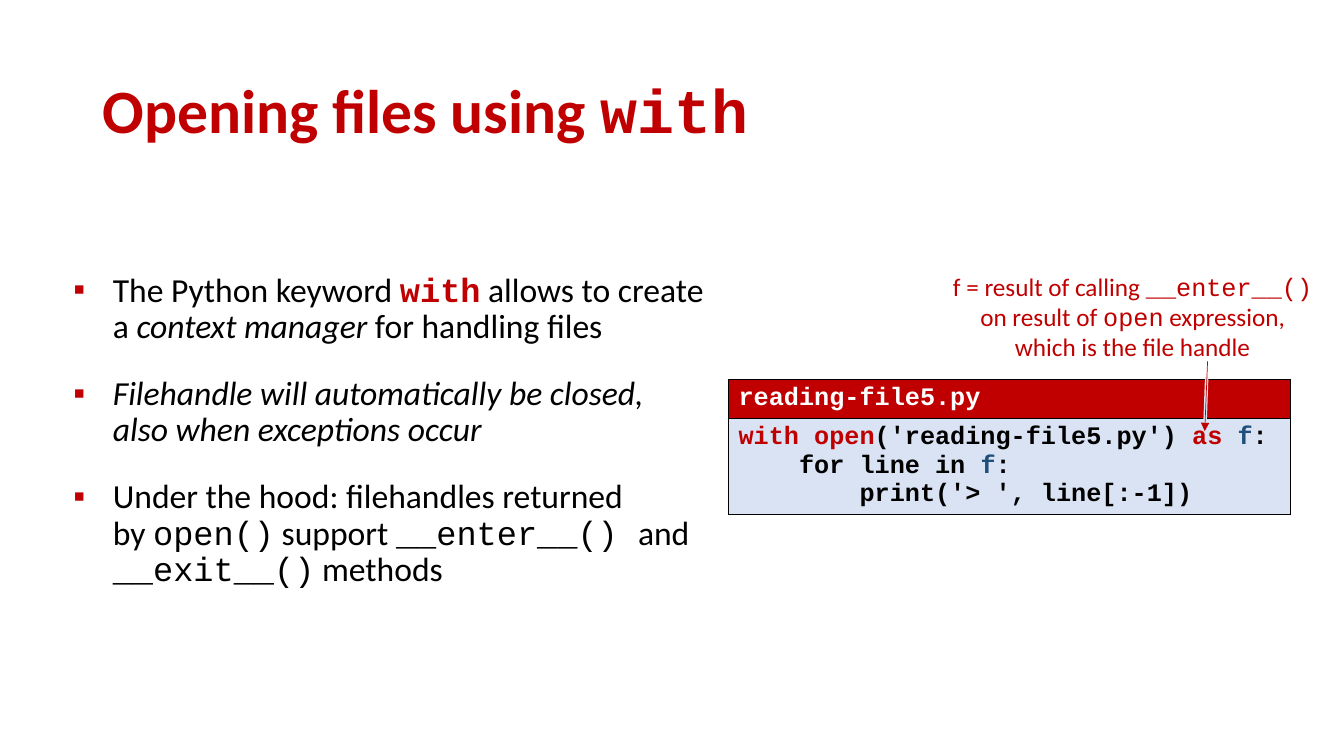
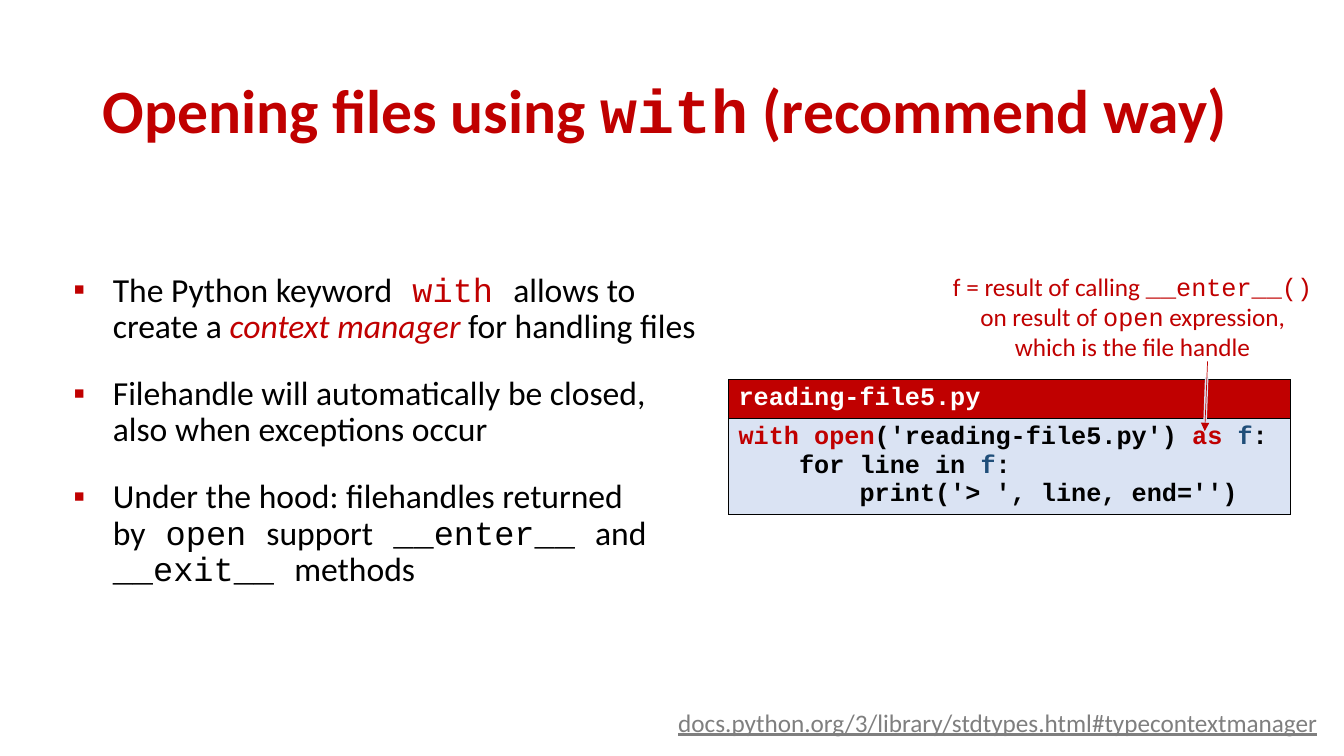
Before and after one commit to gsbrodal/gsbrodal.github.io, a slide deck: slide 23 of ipsa/slides/exceptions.pptx. Drawn at 1344x756 pixels with LibreOffice and Linux fonts; fonts in the diff are those of the drawing. Boxes give left, top, right and bottom in pixels: in the first picture for what was removed or moved away, otherwise in the second. Text is boxed around its words. In the diff, an @@ line names an element or a change of style, - is before the commit and + after.

```diff
--- a/ipsa/slides/exceptions.pptx
+++ b/ipsa/slides/exceptions.pptx
@@ title at (102,87,1227,144): text changed @@
-Opening files using with
+Opening files using with (recommend way)
@@ text at (113,277,695,447): text colour #000000 to #C00000 in "context manager"; bold off in "with"; italic off in "Filehandle will automatically be closed, also when ..." @@
@@ table at (729,380,1292,521) @@
-row 2, column 1: with open('reading-file5.py') as f: / for line in f: / print('> ', line[:-1])
+row 2, column 1: with open('reading-file5.py') as f: / for line in f: / print('> ', line, end='')
@@ text at (113,484,646,585): text changed @@
-▪ Under the hood: filehandles returned
-  by open() support __enter__() and __exit__() methods
+▪ Under the hood: filehandles returned
+  by open support __enter__ and __exit__ methods
@@ text added at (678,714,1317,737), 18 pt, text #7F7F7F, underline @@
+docs.python.org/3/library/stdtypes.html#typecontextmanager
```
Also in this commit, not shown: 11 other slides changed, 6 other files.
